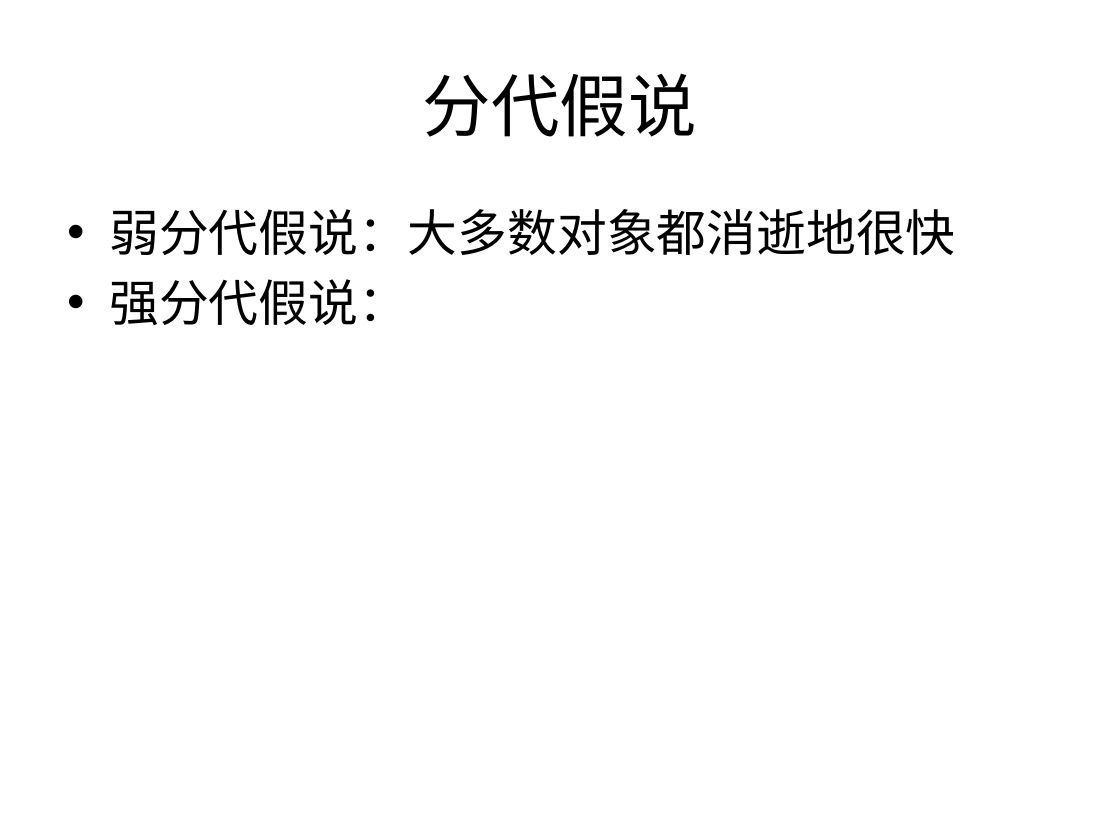
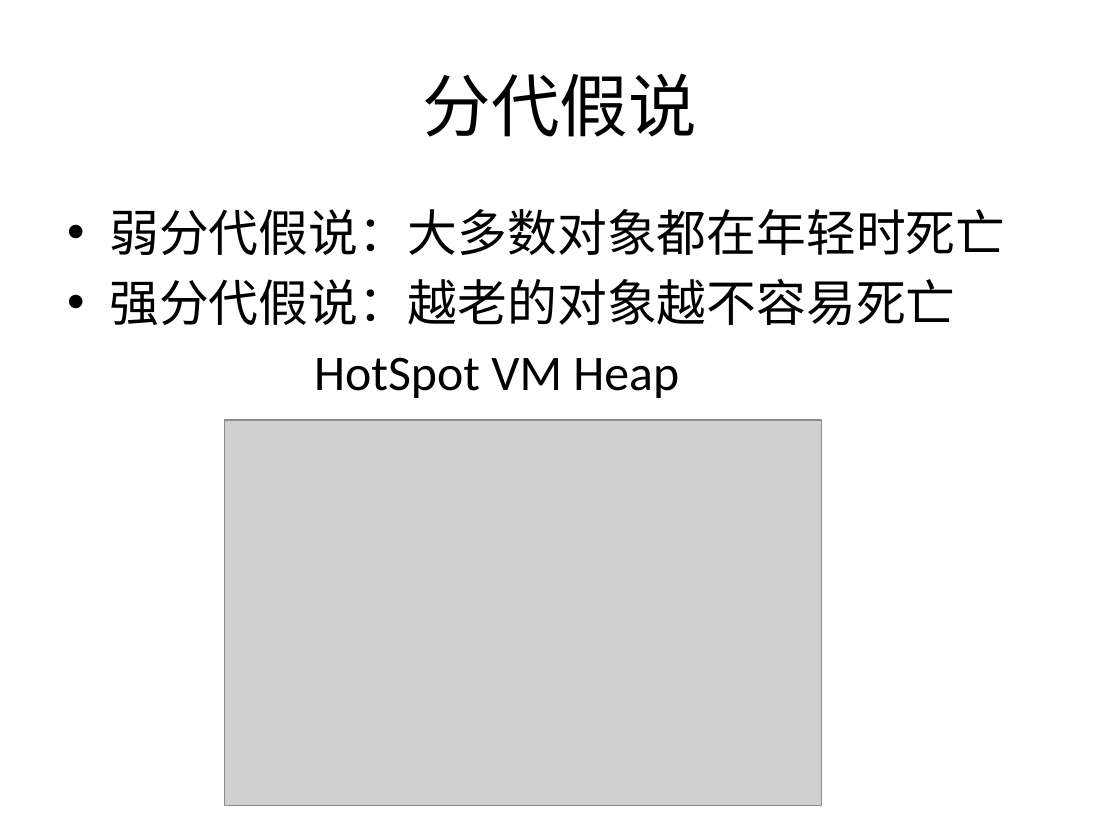
Before and after one commit to cyberdak/gc-hotspotgc, a slide deck: slide 10 of Garbage Collector persent.pptx (slide 4 before the commit). Drawn at 1120x840 pixels with LibreOffice and Linux fonts; fonts in the diff are those of the drawing; grey boxes stand for pictures. Boxes give left, top, right and bottom in pixels: in the first picture for what was removed or moved away, otherwise in the second. Text is boxed around its words. In the diff, an @@ line names an element or a change of style, - is before the commit and + after.

```diff
--- a/Garbage Collector persent.pptx
+++ b/Garbage Collector persent.pptx
@@ text at (109,209,1005,398): text changed @@
-• 弱分代假说：大多数对象都消逝地很快
-• 强分代假说：
+• 弱分代假说：大多数对象都在年轻时死亡
+• 强分代假说：越老的对象越不容易死亡
+HotSpot VM Heap
@@ picture added at (225,420,822,805) @@
```
Also in this commit, not shown: 11 other slides changed, 16 slides added, 1 slide removed, 6 other files.
